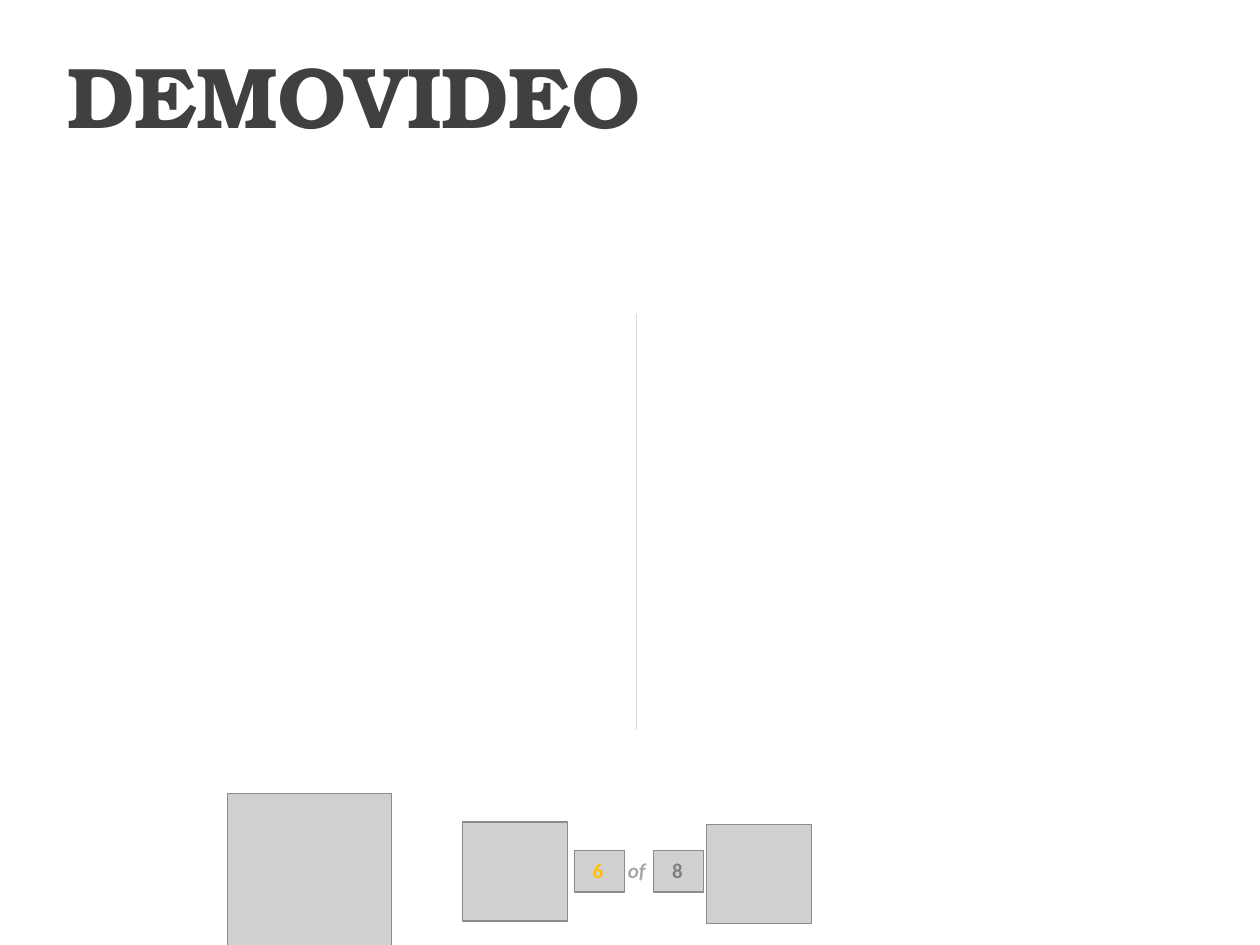
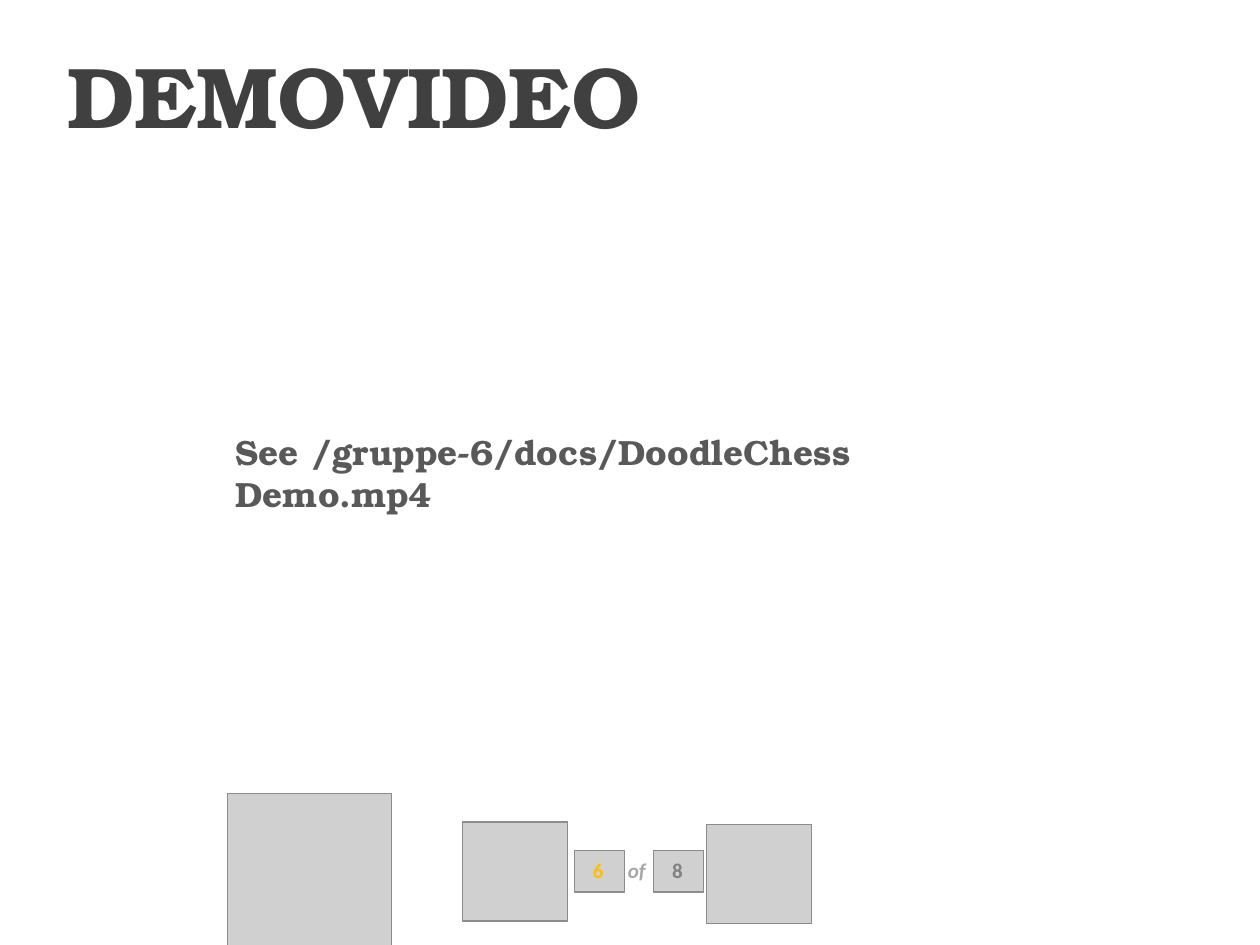
Before and after one commit to luringens/DoodleChess, a slide deck: slide 8 of docs/presentation/Presentasjon oblig 5.pptx. Drawn at 1260x945 pixels with LibreOffice and Linux fonts; fonts in the diff are those of the drawing; grey boxes stand for pictures; background and template pictures are left out. Boxes give left, top, right and bottom in pixels: in the first picture for what was removed or moved away, otherwise in the second. Text is boxed around its words. In the diff, an @@ line names an element or a change of style, - is before the commit and + after.

```diff
--- a/docs/presentation/Presentasjon oblig 5.pptx
+++ b/docs/presentation/Presentasjon oblig 5.pptx
@@ line removed from (636, 314) to (636, 730) @@
@@ line removed from (638, 314) to (638, 730) @@
@@ text added at bbox=[235, 439, 850, 515], 20 pt, text #595959, bold @@
+See /gruppe-6/docs/DoodleChess Demo.mp4
```
Also in this commit, not shown: 1 other slide changed.
